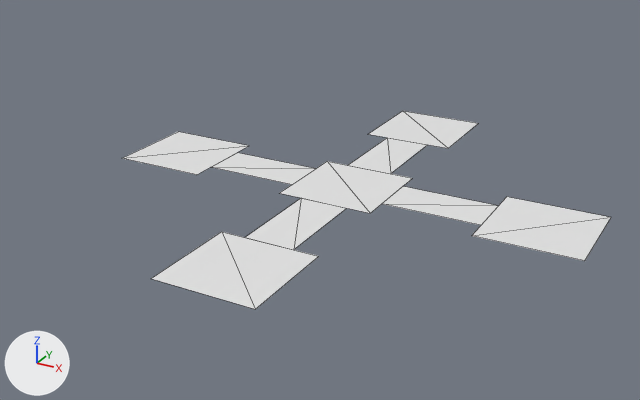
An edit to the glTF model public/models/testmap.glb, drawn before and after from the same camera.
One viewpoint serves both versions: a 50 mm lens placed at (37.5, -73.9, 34.7), pointed at (-3.3, 0.3, -2.4). Lighting does not change. The marker at lower left points along +X, +Y and +Z. The picture after the commit comes second. Mesh edges are drawn as thin lines. Where no turn or scale is listed for an object, it has been applied to the vertices.

Objects in the first picture: 'Hallway.001', 'Hallway.002', 'Hallway.003', 'Hallway.004', 'MainRoom', 'Room.001', 'Room.002', 'Room.003', 'Room.004'.
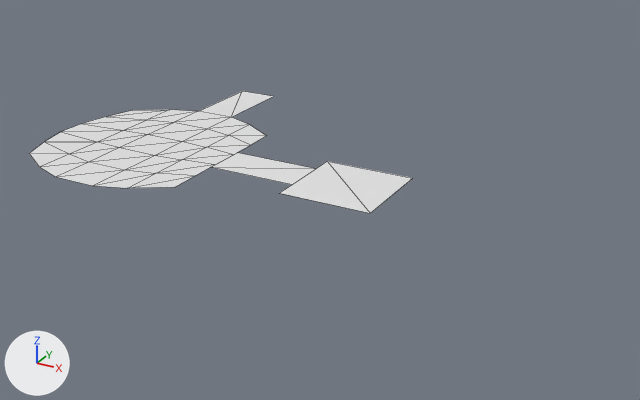
Where the change shows, as pixel boxes (x1, y1, x2, y2) in the pictures (640 x 400 px):
'MainRoom', reshaped, moved, turned, rescaled
    before: (280, 161, 412, 213)
    after: (29, 110, 266, 188)
'Room.001', deleted
    before: (151, 232, 319, 309)
'Hallway.001', reshaped, moved, rescaled (30% wider)
    before: (245, 198, 346, 250)
    after: (280, 161, 412, 213)
'Room.003', deleted
    before: (472, 197, 611, 261)
'Room.002', deleted
    before: (123, 132, 248, 175)
'Room.004', deleted
    before: (369, 111, 478, 148)
'Hallway.003', deleted
    before: (382, 186, 498, 225)
'Hallway.004', deleted
    before: (349, 138, 427, 174)
'Hallway-Right', added
    after: (200, 91, 273, 117)

The change, as a list of edits to the scene's bpy script:
```text
Add me_cube_010:
    me_cube_010.from_pydata(...)  # 36 vertices, 50 faces; spans x -5.0..5.0, y -1.0..3.4, z 0.0
Add me_cube_011:
    me_cube_011.from_pydata([(-2.5, 12.5, 0.0), (-7.5, 12.5, 0.0), (-2.5, 22.5, 0.0), (-7.5, 22.5, 0.0)], [], [(0, 1, 3), (0, 3, 2)])
Change ob_mainroom:
    ob_mainroom: bpy.data.objects.new('MainRoom', me_cube_001) -> bpy.data.objects.new('MainRoom', me_cube_010)
    ob_mainroom.location: (0.0, 0.0, 0.0) -> (-20.0, 0.0, 0.0)
    ob_mainroom.rotation_euler: (0.0, 0.0, 0.0) -> (0.0, 0.0, 1.571)  # degrees (0, 0, 0) -> degrees (0, 0, 90)
    ob_mainroom.scale: (5.0, 5.0, 2.5) -> (2.5, 5.0, 2.5)
Remove ob_room_004:
    ob_room_004 = bpy.data.objects.new('Room.004', me_cube_002)
    ob_room_004.location = (0.0, 20.0, 0.0)
Change ob_hallway_001:
    ob_hallway_001: bpy.data.objects.new('Hallway.001', me_cube_003) -> bpy.data.objects.new('Hallway.001', me_cube_001)
    ob_hallway_001.location: (0.0, -10.0, 0.0) -> (0.0, 0.0, 0.0)
    ob_hallway_001.scale: (2.5, 5.0, 2.5) -> (5.0, 5.0, 2.5)
Remove ob_hallway_003:
    ob_hallway_003 = bpy.data.objects.new('Hallway.003', me_cube_005)
    ob_hallway_003.location = (10.0, 0.0, 0.0)
Remove ob_hallway_004:
    ob_hallway_004 = bpy.data.objects.new('Hallway.004', me_cube_006)
    ob_hallway_004.location = (0.0, 10.0, 0.0)
Remove ob_room_001:
    ob_room_001 = bpy.data.objects.new('Room.001', me_cube_007)
    ob_room_001.location = (0.0, -20.0, 0.0)
Remove ob_room_002:
    ob_room_002 = bpy.data.objects.new('Room.002', me_cube_008)
    ob_room_002.location = (-20.0, 0.0, 0.0)
Remove ob_room_003:
    ob_room_003 = bpy.data.objects.new('Room.003', me_cube_009)
    ob_room_003.location = (20.0, 0.0, 0.0)
Add ob_hallway_right:
    ob_hallway_right = bpy.data.objects.new('Hallway-Right', me_cube_011)
    ob_hallway_right.location = (-20.0, 0.0, 0.0)
```
